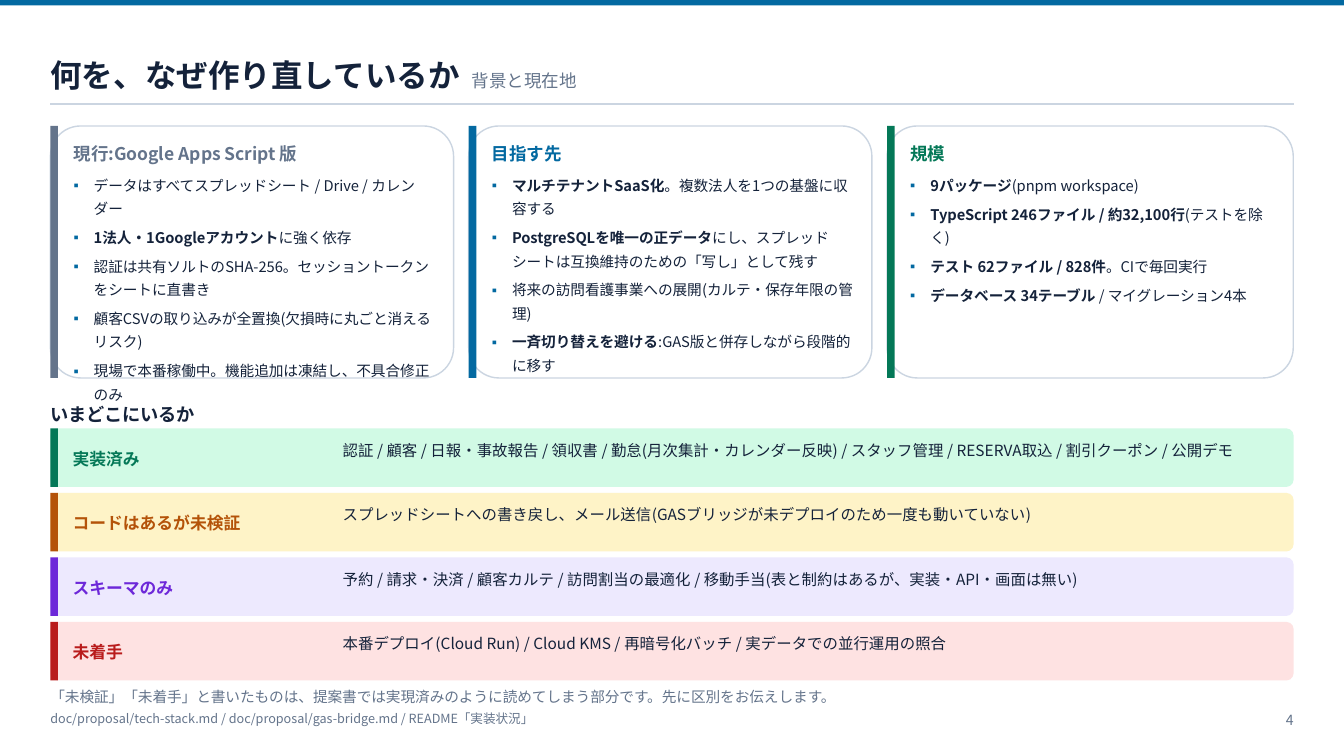
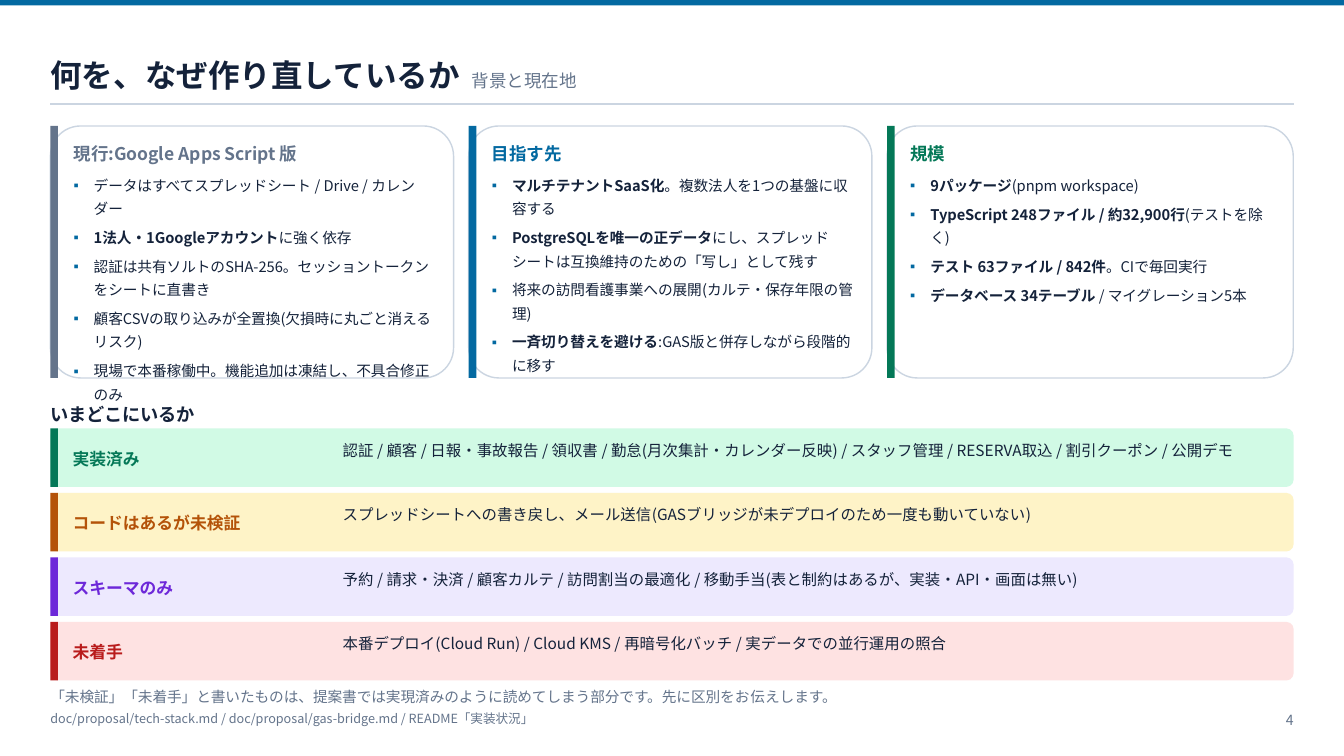
Before and after one commit to ohru131/katahimo-app, a slide deck: slide 4 of doc/slides/architecture.pptx. Drawn at 1344x756 pixels with LibreOffice and Linux fonts; fonts in the diff are those of the drawing. Boxes give left, top, right and bottom in pixels: in the first picture for what was removed or moved away, otherwise in the second. Text is boxed around its words. In the diff, an @@ line names an element or a change of style, - is before the commit and + after.

```diff
--- a/doc/slides/architecture.pptx
+++ b/doc/slides/architecture.pptx
@@ text at <box>930,207,1263,302</box>: text changed @@
-▪ TypeScript 246ファイル / 約32,100行(テストを除く)
-▪ テスト 62ファイル / 828件。CIで毎回実行
-▪ データベース 34テーブル / マイグレーション4本
+▪ TypeScript 248ファイル / 約32,900行(テストを除く)
+▪ テスト 63ファイル / 842件。CIで毎回実行
+▪ データベース 34テーブル / マイグレーション5本
```
Also in this commit, not shown: 3 other slides changed, 11 other files.
